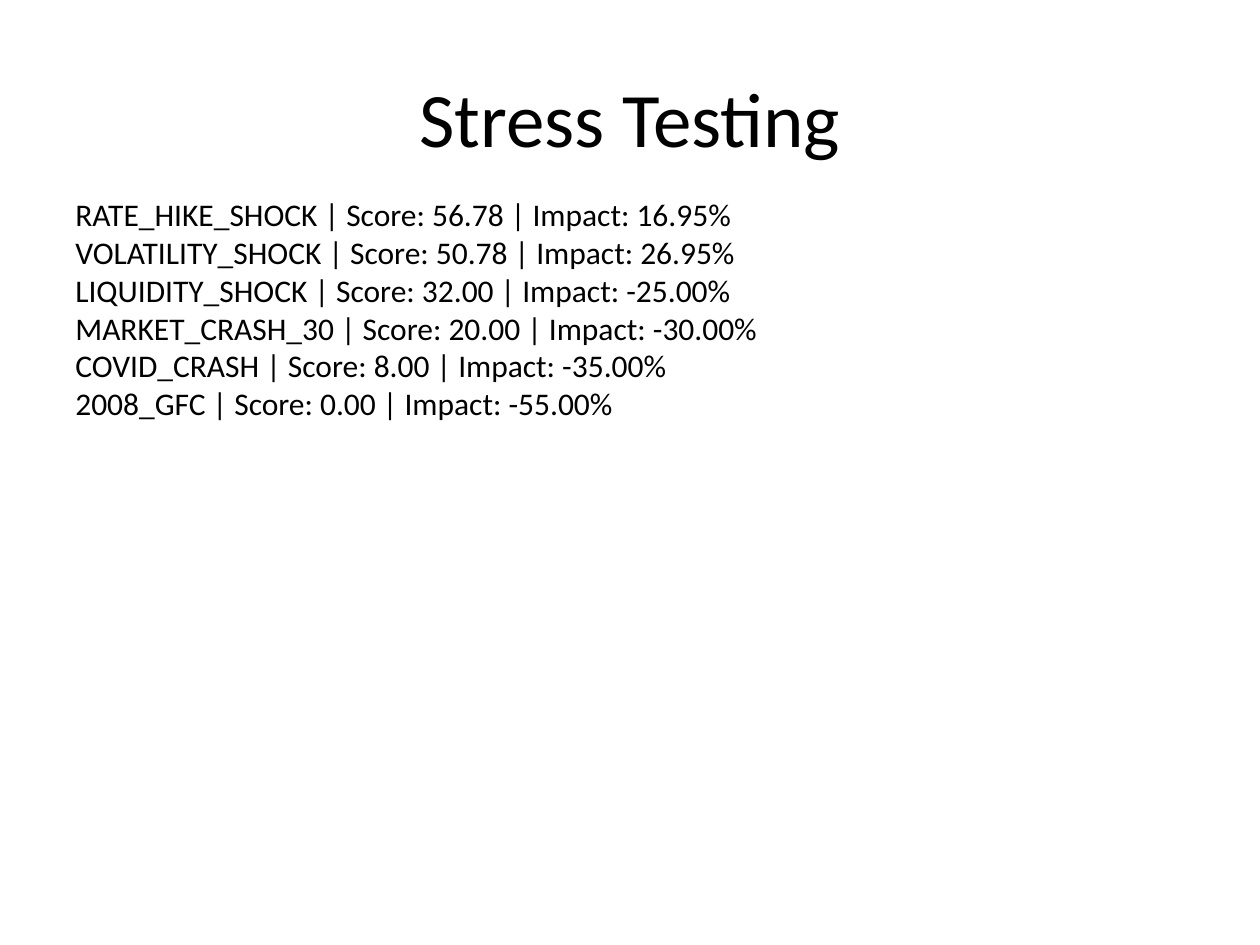
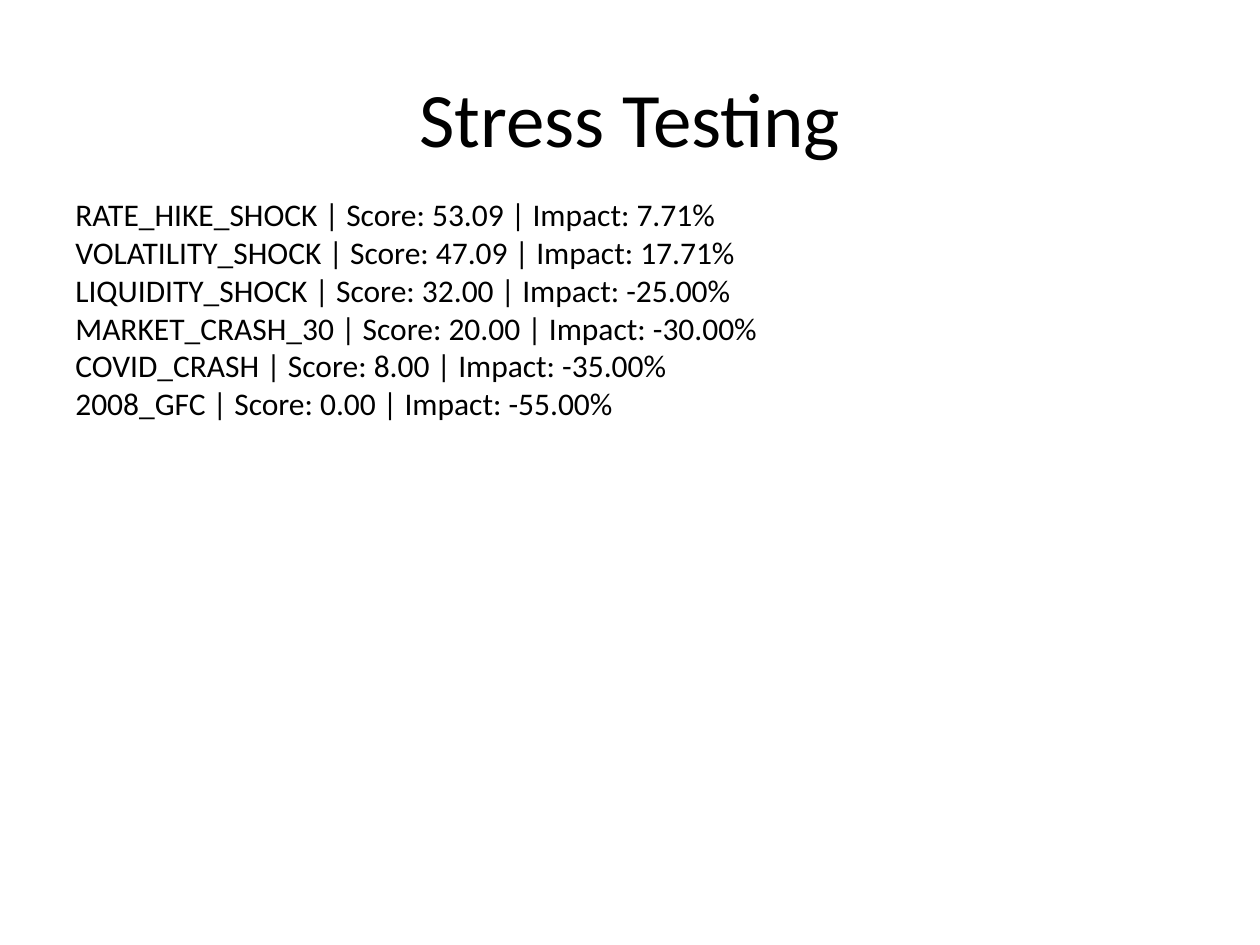
Before and after one commit to sakshinekkala28/Institutional_Quant_Platform, a slide deck: slide 6 of data/reports/investment_committee_presentation.pptx. Drawn at 1260x945 pixels with LibreOffice and Linux fonts; fonts in the diff are those of the drawing. Boxes give left, top, right and bottom in pixels: in the first picture for what was removed or moved away, otherwise in the second. Text is boxed around its words. In the diff, an @@ line names an element or a change of style, - is before the commit and + after.

```diff
--- a/data/reports/investment_committee_presentation.pptx
+++ b/data/reports/investment_committee_presentation.pptx
@@ text at (x1=75, y1=204, x2=734, y2=269): text changed @@
-RATE_HIKE_SHOCK | Score: 56.78 | Impact: 16.95%
-VOLATILITY_SHOCK | Score: 50.78 | Impact: 26.95%
+RATE_HIKE_SHOCK | Score: 53.09 | Impact: 7.71%
+VOLATILITY_SHOCK | Score: 47.09 | Impact: 17.71%
```
Also in this commit, not shown: 7 other slides changed, 20 other files.
